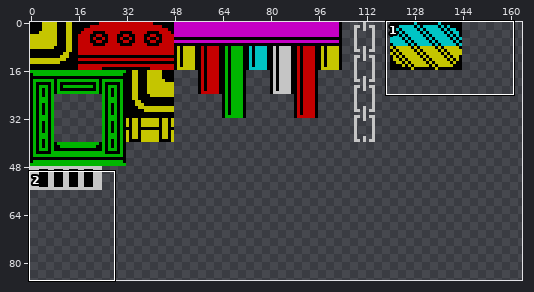
Sprite sheet, stored at images/tiles2.gif. The picture above shows the old version from afar; the outline marks the close-up.
Close-up. Before the commit:
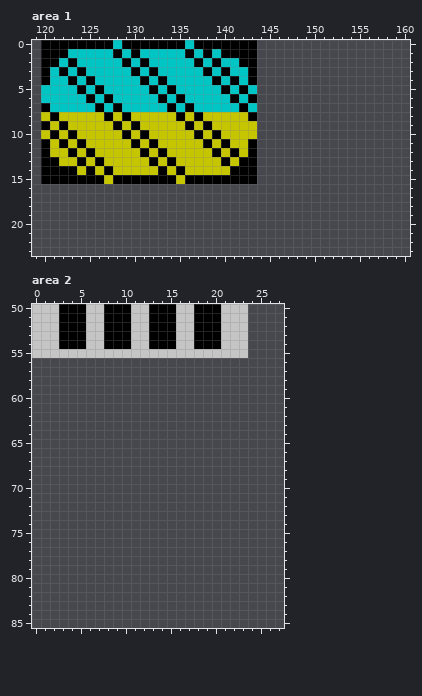
The file is 400x256 pixels, drawn in blocks of 2x2; one block is one cell here. Shown: area 1: x 119..160, y 0..23; area 2: x 0..27, y 50..85. The wide view leaves out empty margins.
The same view after the edit:
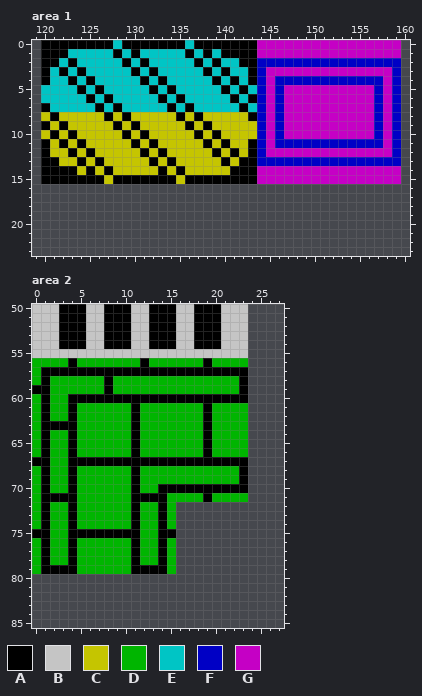
Palette (. is transparent): A #000000  B #c5c5c5  C #c5c500  D #00b500  E #00c5c5  F #0000c5  G #c500c5
The exact change:
--- area 1
@@ x 142..160 @@
- 0 AA.................
- 1 AA.................
- 2 AA.................
- 3 EA.................
- 4 EA.................
- 5 AE.................
- 6 EA.................
- 7 AE.................
- 8 CA.................
- 9 CC.................
-10 CC.................
-11 CA.................
-12 CA.................
-13 AA.................
-14 AA.................
-15 AA.................
+ 0 AAGGGGGGGGGGGGGGGG.
+ 1 AAGGGGGGGGGGGGGGGG.
+ 2 AAFFFFFFFFFFFFFFFF.
+ 3 EAFGGGGGGGGGGGGGGF.
+ 4 EAFGFFFFFFFFFFFFGF.
+ 5 AEFGFGGGGGGGGGGFGF.
+ 6 EAFGFGGGGGGGGGGFGF.
+ 7 AEFGFGGGGGGGGGGFGF.
+ 8 CAFGFGGGGGGGGGGFGF.
+ 9 CCFGFGGGGGGGGGGFGF.
+10 CCFGFGGGGGGGGGGFGF.
+11 CAFGFFFFFFFFFFFFGF.
+12 CAFGGGGGGGGGGGGGGF.
+13 AAFFFFFFFFFFFFFFFF.
+14 AAGGGGGGGGGGGGGGGG.
+15 AAGGGGGGGGGGGGGGGG.
 16 ...................
--- area 2
@@ x 0..27 @@
 55 BBBBBBBBBBBBBBBBBBBBBBBB....
-56 ............................
-57 ............................
-58 ............................
-59 ............................
-60 ............................
-61 ............................
-62 ............................
-63 ............................
-64 ............................
-65 ............................
-66 ............................
-67 ............................
-68 ............................
-69 ............................
-70 ............................
-71 ............................
-72 ............................
-73 ............................
-74 ............................
-75 ............................
-76 ............................
-77 ............................
-78 ............................
-79 ............................
+56 DDDDADDDDDDDADDDDDDADDDD....
+57 DAAAAAAAAAAAAAAAAAAAAAAA....
+58 DADDDDDDADDDDDDDDDDDDDDA....
+59 AADDDDDDADDDDDDDDDDDDDDA....
+60 DADDAAAAAAAAAAAAAAAAAAAA....
+61 DADDADDDDDDADDDDDDDADDDD....
+62 DADDADDDDDDADDDDDDDADDDD....
+63 DAAAADDDDDDADDDDDDDADDDD....
+64 DADDADDDDDDADDDDDDDADDDD....
+65 DADDADDDDDDADDDDDDDADDDD....
+66 DADDADDDDDDADDDDDDDADDDD....
+67 AADDAAAAAAAAAAAAAAAAAAAA....
+68 DADDADDDDDDADDDDDDDDDDDA....
+69 DADDADDDDDDADDDDDDDDDDDA....
+70 DADDADDDDDDADDAAAAAAAAAA....
+71 DAAAADDDDDDAAAADDDDADDDD....
+72 DADDADDDDDDADDAD............
+73 DADDADDDDDDADDAD............
+74 DADDADDDDDDADDAD............
+75 AADDAAAAAAAADDAA............
+76 DADDADDDDDDADDAD............
+77 DADDADDDDDDADDAD............
+78 DADDADDDDDDADDAD............
+79 DAAAADDDDDDAAAAD............
 80 ............................
